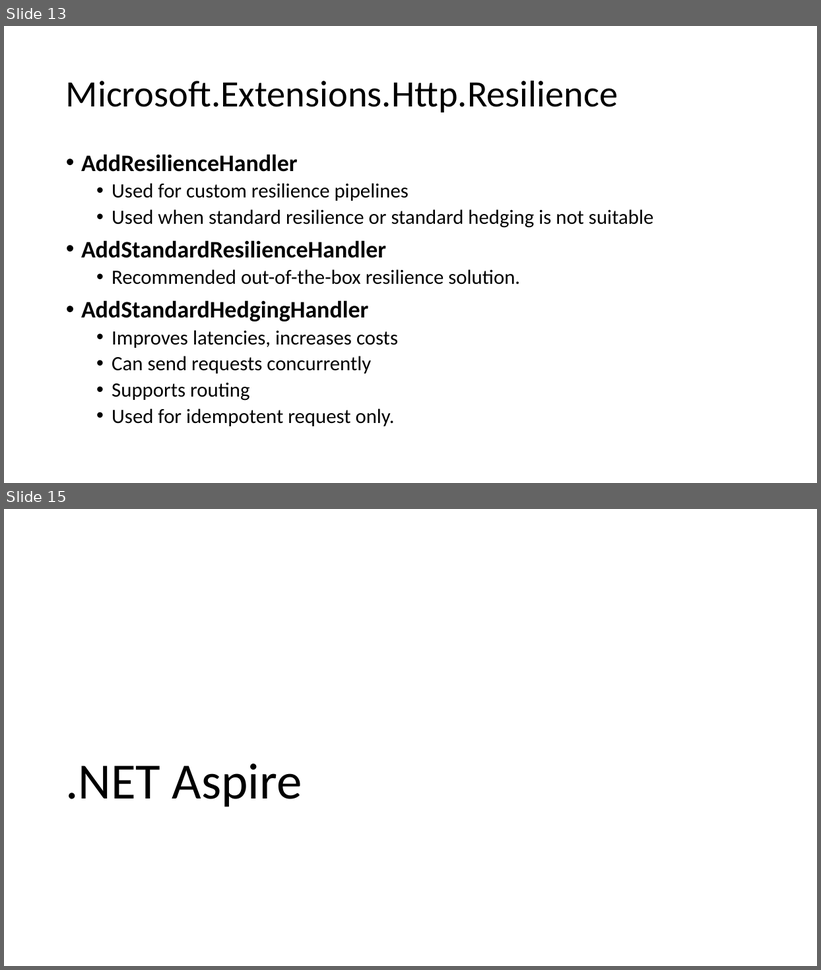
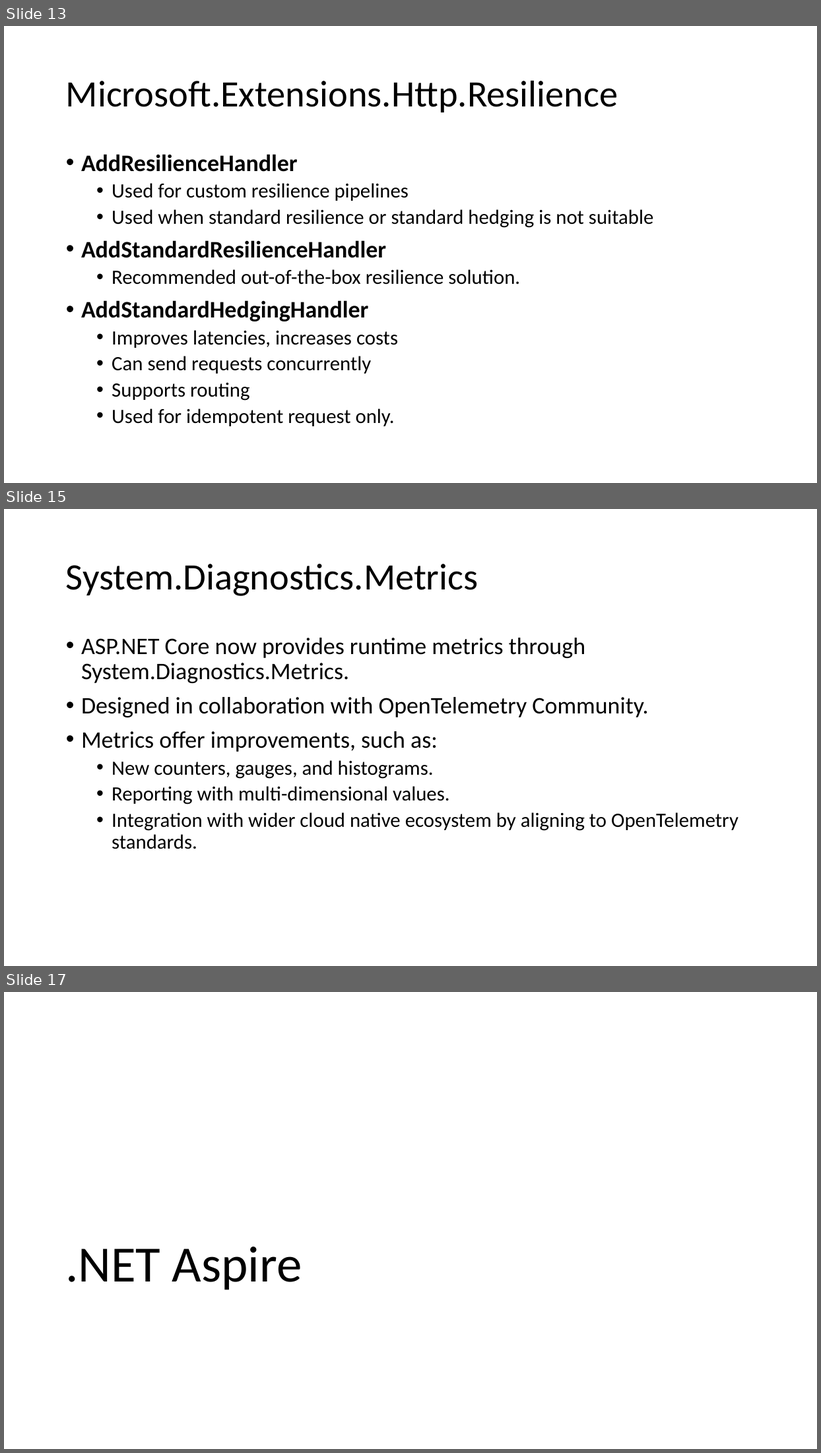
Before and after one commit to willvelida/talks, a slide deck: whats-new-cloud-native-dev-dotnet8/slide_deck.pptx. Shown one above the other, each under a label of ours: slides 13 and 15 before the commit, slides 13, 15 and 17 after it; the slides between them are not shown. The pictures are 821x970 and 821x1453 pixels, drawn with LibreOffice and Linux fonts; fonts in the diff are those of the drawing. Boxes give left, top, right and bottom in pixels: in the first picture for what was removed or moved away, otherwise in the second. Text is boxed around its words. In the diff, an @@ line names an element or a change of style, - is before the commit and + after.

```diff
--- a/whats-new-cloud-native-dev-dotnet8/slide_deck.pptx
+++ b/whats-new-cloud-native-dev-dotnet8/slide_deck.pptx
@@ slide 15 added at (4,509,817,966), background #FFFFFF @@
@@ title added at (66,564,479,596), 44 pt, text #000000 @@
+System.Diagnostics.Metrics
@@ text added at (81,638,739,850), 28 pt, text #000000 @@
+• ASP.NET Core now provides runtime metrics through System.Diagnostics.Metrics.
+• Designed in collaboration with OpenTelemetry Community.
+• Metrics offer improvements, such as:
+  • New counters, gauges, and histograms.
+  • Reporting with multi-dimensional values.
+  • Integration with wider cloud native ecosystem by aligning to OpenTelemetry standards.
@@ what was slide 15 is now slide 17 @@
```
Also in this commit, not shown: 1 slide changed, 2 other slides added, 1 slide removed, 2 other files.
